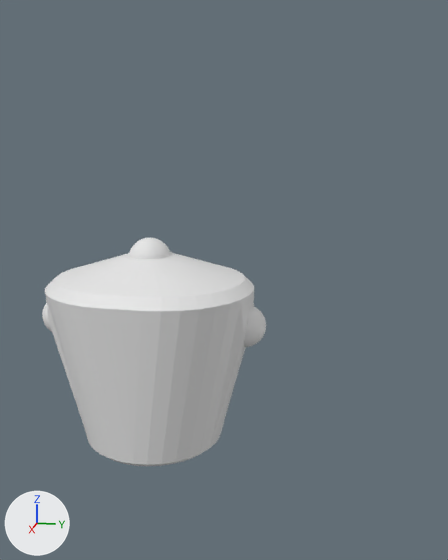
A saved change to the Blender file Robit/Robit.blend.
Camera for both pictures: a camera (50 mm lens) standing at (6.8, 2.24, 2.74) and looking at (-0.06, 0.87, 1.03). Arrows for +X, +Y and +Z are at lower left; the lights stay in place.

In view in the first picture: 'Body'.
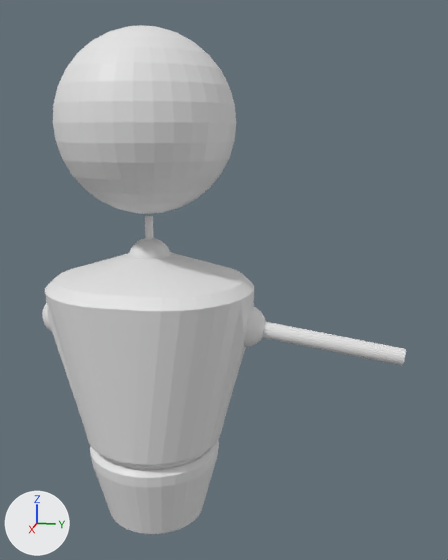
Pixel boxes (x1, y1, x2, y2) of what changed, in the pictures (448 x 560 px):
'Body', reshaped (62% wider, 15% taller)
    before: (42, 238, 266, 466)
    after: (42, 216, 406, 478)
'Sphere', added
    after: (53, 25, 236, 214)
'Hips', added
    after: (90, 446, 219, 534)
part 1 of me_body, built on
    after: (90, 440, 219, 478)
part 2 of me_body, built on
    after: (144, 216, 154, 239)
part 3 of me_body, added
    after: (262, 322, 406, 366)

The change in detail:
me_body is used by ob_body; location (0.0, 0.0, 0.0).
me_body had 1122 vertices, 1272 faces and spanned x -1.01..1.01, y -1.38..1.37, z -1.0..1.5.
me_body now has 1338 vertices, 1372 faces and spans x -1.01..1.01, y -1.38..2.94, z -1.11..1.75.
me_body part 1: 1 vertex removed from x 0.0, y 0.0, z -1.0; 160 vertices added at x -0.79..0.79, y -0.81..0.8, z -1.11..-1.0.
me_body part 2: 1 vertex removed from x 0.0, y 0.0, z 1.5; 32 vertices added at x -0.05..0.05, y -0.05..0.05, z 1.75.
me_body part 3: 32 vertices added at x -0.1..0.09, y 2.91..2.94, z 0.16..0.35.
Mesh me_hips is new.
It has 225 vertices, 224 faces and spans x -0.79..0.79, y -0.81..0.8, z -2.09..-1.11.
Mesh me_sphere is new.
It is a UV sphere (32 segments, 16 rings, poles along z) spanning x -1.0..1.0, y -1.0..1.0, z -1.0..1.0.
Object 'Hips' (ob_hips) is new; it shows me_hips.
Its location is (0.0, 0.0, 0.0).
Object 'Sphere' (ob_sphere) is new; it shows me_sphere.
Its location is (0.0, 0.0, 2.79).
